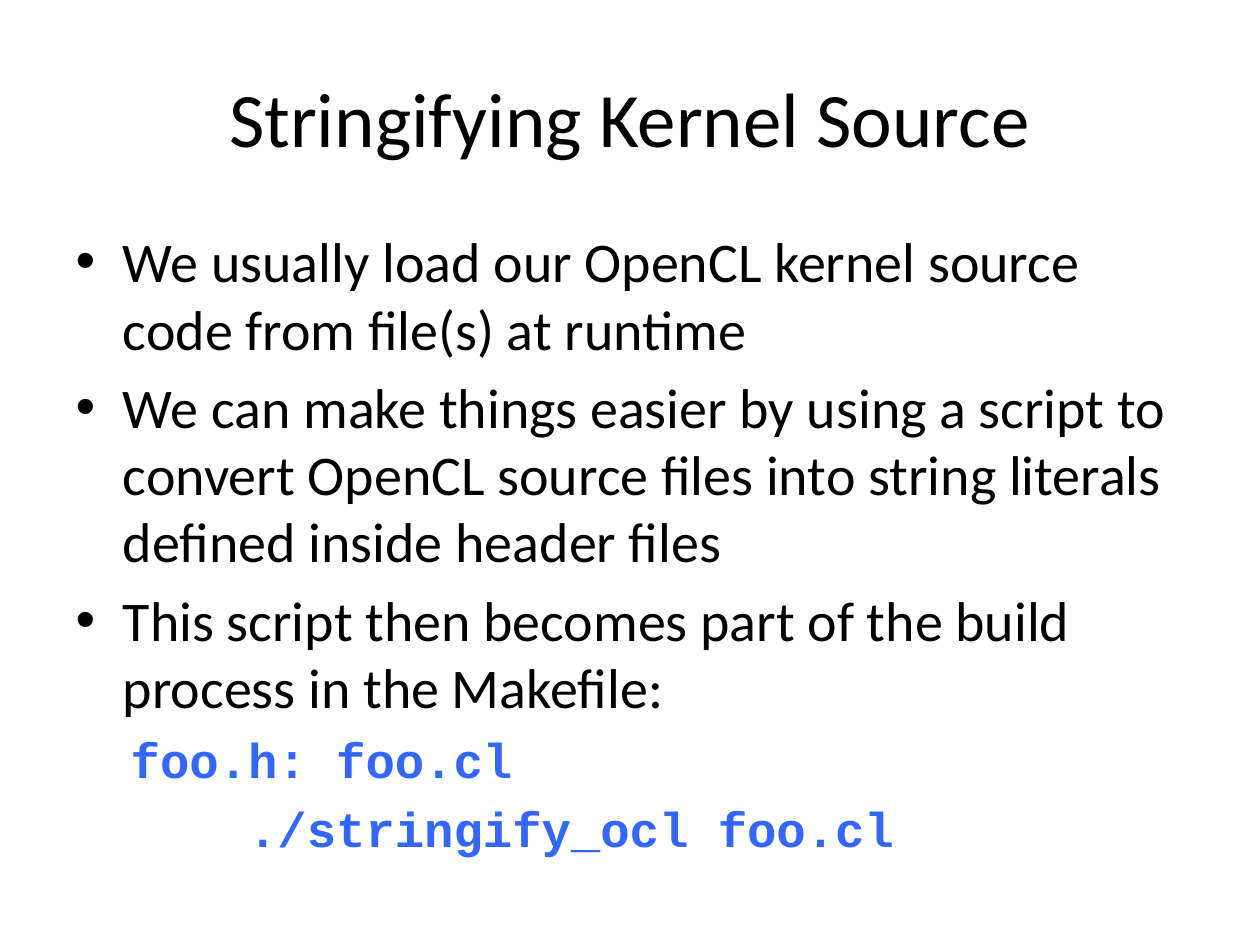
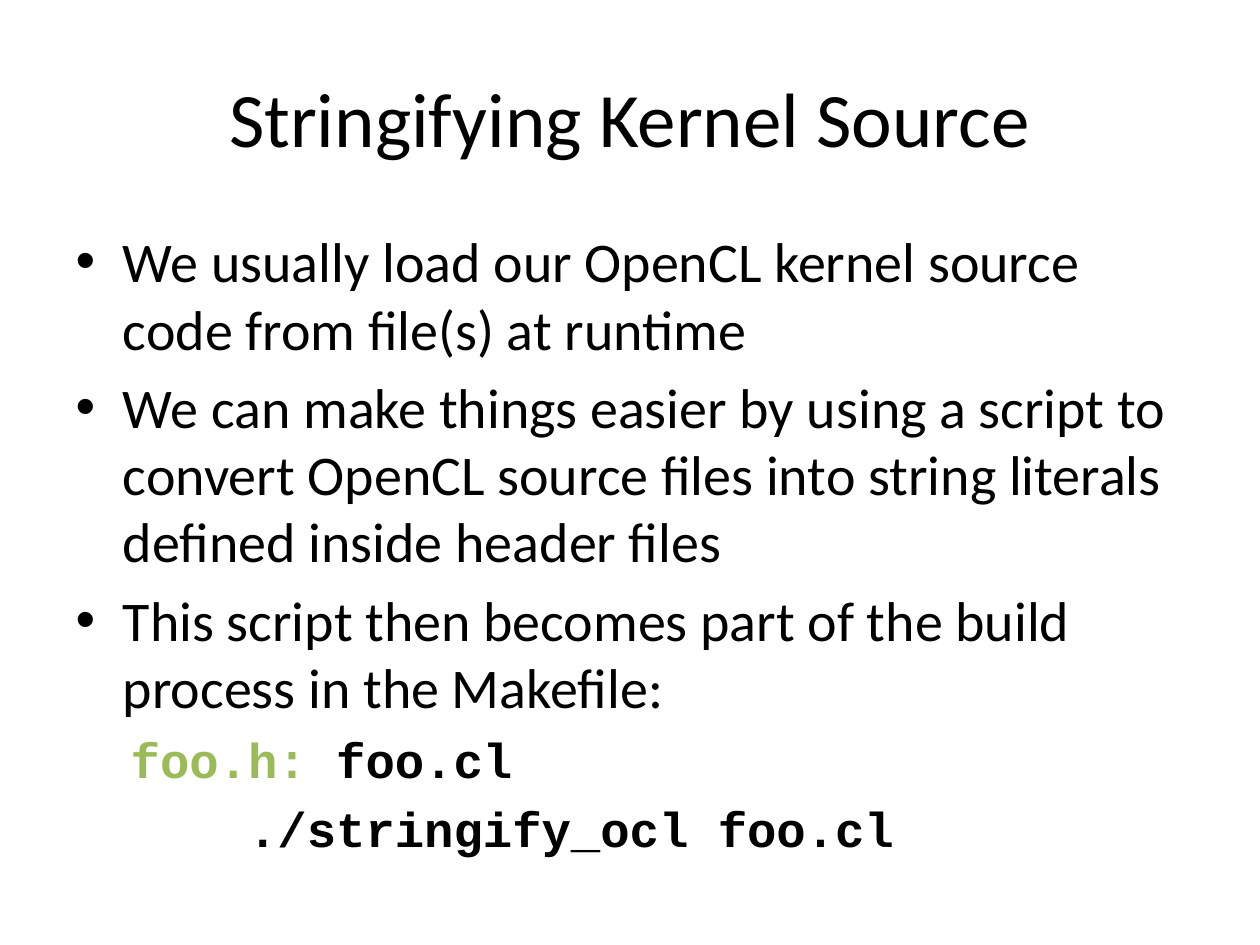
Before and after one commit to UoB-HPC/opencl-training-code, a slide deck: slide 2 of slides/advanced_part2.pptx. Drawn at 1260x945 pixels with LibreOffice and Linux fonts; fonts in the diff are those of the drawing. Boxes give left, top, right and bottom in pixels: in the first picture for what was removed or moved away, otherwise in the second. Text is boxed around its words. In the diff, an @@ line names an element or a change of style, - is before the commit and + after.

```diff
--- a/slides/advanced_part2.pptx
+++ b/slides/advanced_part2.pptx
@@ text at <box>131,743,894,858</box>: text colour #3366FF to #9BBB59 in "foo.h:"; text colour #3366FF to #000000 in "foo.cl", "./stringify_ocl foo.cl" @@
```
Also in this commit, not shown: 3 other slides changed.
